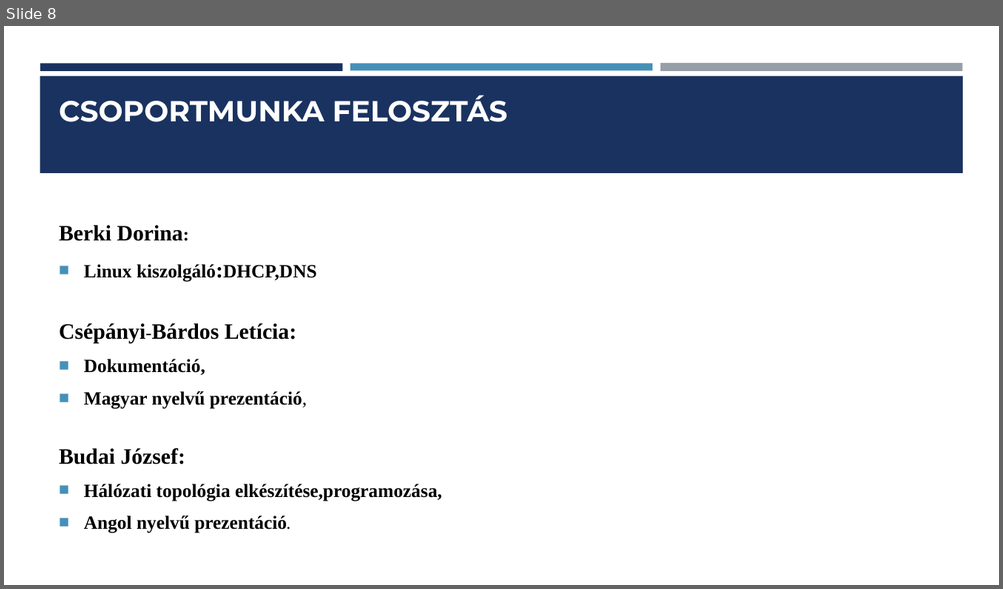
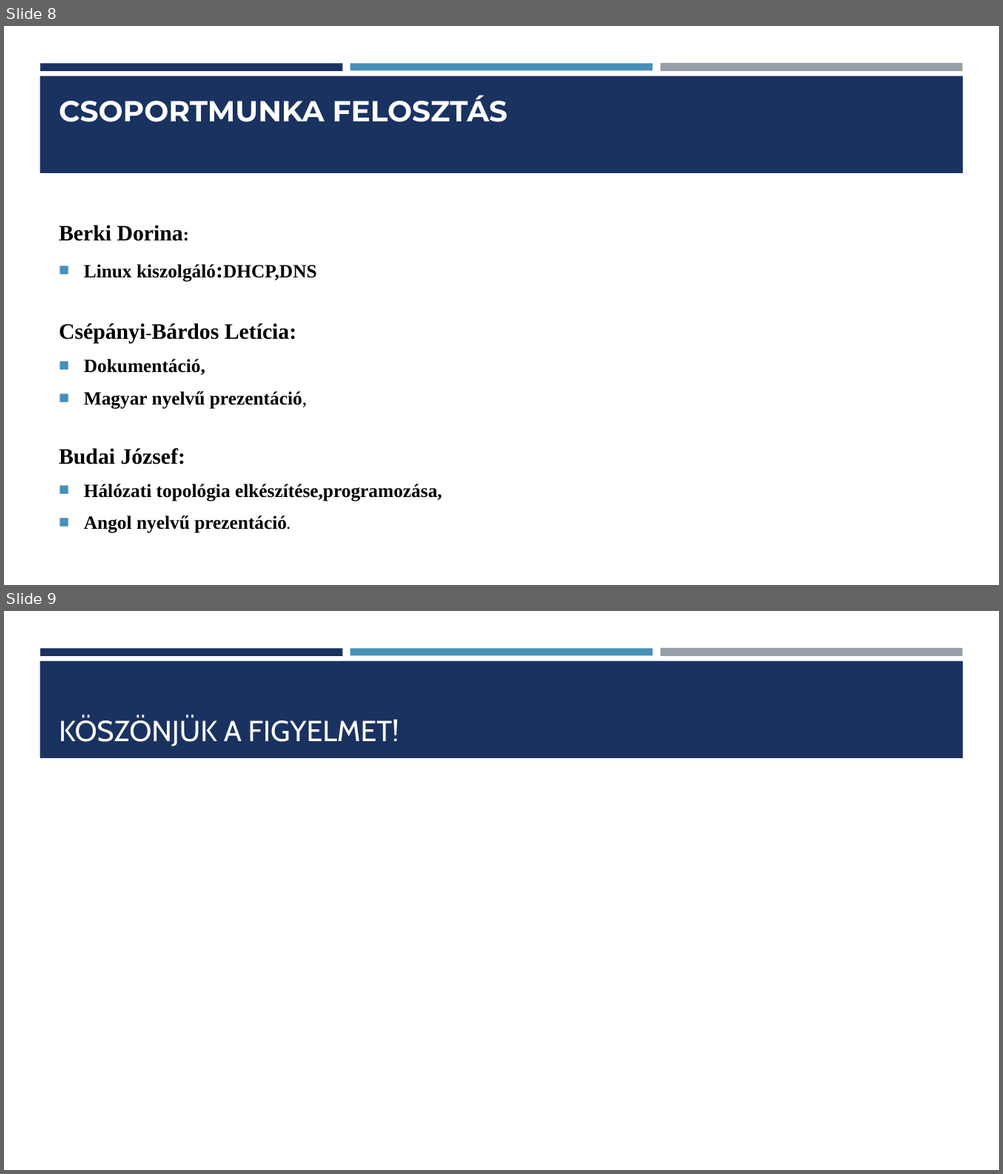
Before and after one commit to Dorina1200/vizsga, a slide deck: vizsga1/Hálózati Infrastruktúra Tervezése és Kivitelezése ppt (2) (1).pptx. Shown one above the other, each under a label of ours: slide 8 before the commit, slides 8 and 9 after it. The pictures are 1003x589 and 1003x1174 pixels, drawn with LibreOffice and Linux fonts; fonts in the diff are those of the drawing. Boxes give left, top, right and bottom in pixels: in the first picture for what was removed or moved away, otherwise in the second. Text is boxed around its words. In the diff, an @@ line names an element or a change of style, - is before the commit and + after.

```diff
--- a/vizsga1/Hálózati Infrastruktúra Tervezése és Kivitelezése ppt (2) (1).pptx
+++ b/vizsga1/Hálózati Infrastruktúra Tervezése és Kivitelezése ppt (2) (1).pptx
@@ slide 9 added at (4,611,999,1170), background #FFFFFF; not listed: 4 template elements that a slide beside it also shows @@
@@ title added at (59,716,399,746), 28 pt, text #FFFFFF @@
+KÖSZÖNJÜK A FIGYELMET!
```
Also in this commit, not shown: 3 slides changed, 1 other file.
